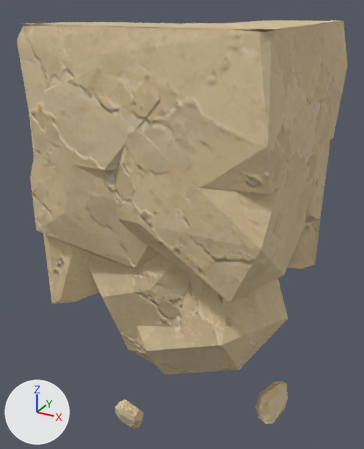
The glTF model assets/custom/models/ground_modules/ground_bottom_corner_02.glb: old version first, new version second.
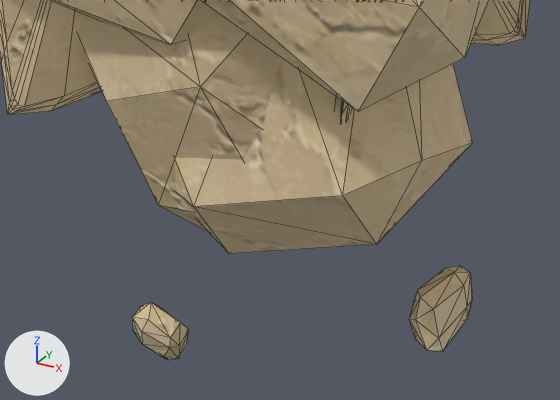
Each version appears first whole from a camera (50 mm lens) standing at (1.54, -1.51, 0.98) and looking at (0.46, 0.46, -0.01), and next in a close-up on the part from 13% to 91% of the width and 55% to 100% of the height. Lighting does not change. The marker at lower left points along +X, +Y and +Z. The older version's two pictures come first. The close-ups show mesh edges as thin lines. Vertices at exactly the same position are counted once.

The first close-up shows 'GroundBottomCorner02_Body'.
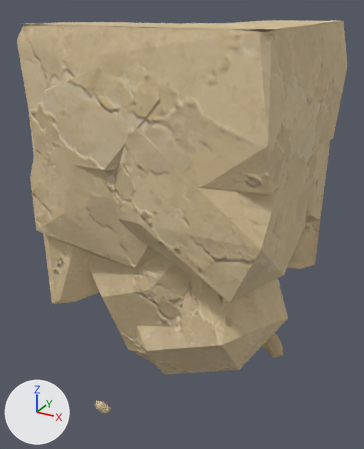
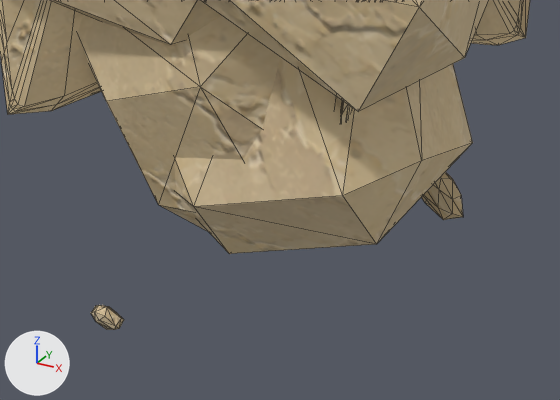
What changed in the scene script:
```text
Change me_groundbottomcorner02_bodyshouldermesh:
    used by ob_groundbottomcorner02_body; location = (0.0, 0.0, 0.0)
    remove me_groundbottomcorner02_bodyshouldermesh.from_pydata(...)  # 842 vertices, 1490 faces; spans x 0.0..1.04, y -0.04..1.0, z -0.99..0.91
    add me_groundbottomcorner02_bodyshouldermesh.from_pydata(...)  # 842 vertices, 1490 faces; spans x 0.0..1.04, y -0.04..1.0, z -0.93..0.91
    me_groundbottomcorner02_bodyshouldermesh part 1: the loose piece of 24 vertices spanning x 0.34..0.49, y -0.04..0.07, z -0.95..-0.75 is multiplied about its middle by the matrix ((0.525, -0.056, 0.196), (0.079, 0.555, -0.052), (-0.188, 0.076, 0.525)), then moved by (-0.16, 0.0, -0.03)
    me_groundbottomcorner02_bodyshouldermesh part 2: 24 of 842 vertices moved; they spanned x 0.91..1.04, y 0.37..0.57, z -0.99..-0.79 and now span x 0.73..0.94, y 0.76..0.91, z -0.87..-0.73; mean shift (-0.15, 0.36, 0.09); largest move (1.03, 0.55, -0.82) -> (0.75, 0.91, -0.78)
```

What differs and where, as boxes (x1, y1, x2, y2) in the close-ups (560 x 400 px; the box of a moved part takes in the faces that stretch with it):
'GroundBottomCorner02_Body', reshaped: before (0, 0, 530, 360); after (0, 0, 530, 330)
part 1 of me_groundbottomcorner02_bodyshouldermesh, moved or reshaped: before (132, 302, 189, 360); after (91, 305, 124, 330)
part 2 of me_groundbottomcorner02_bodyshouldermesh, moved or reshaped: before (409, 266, 472, 351); after (422, 172, 463, 220)
